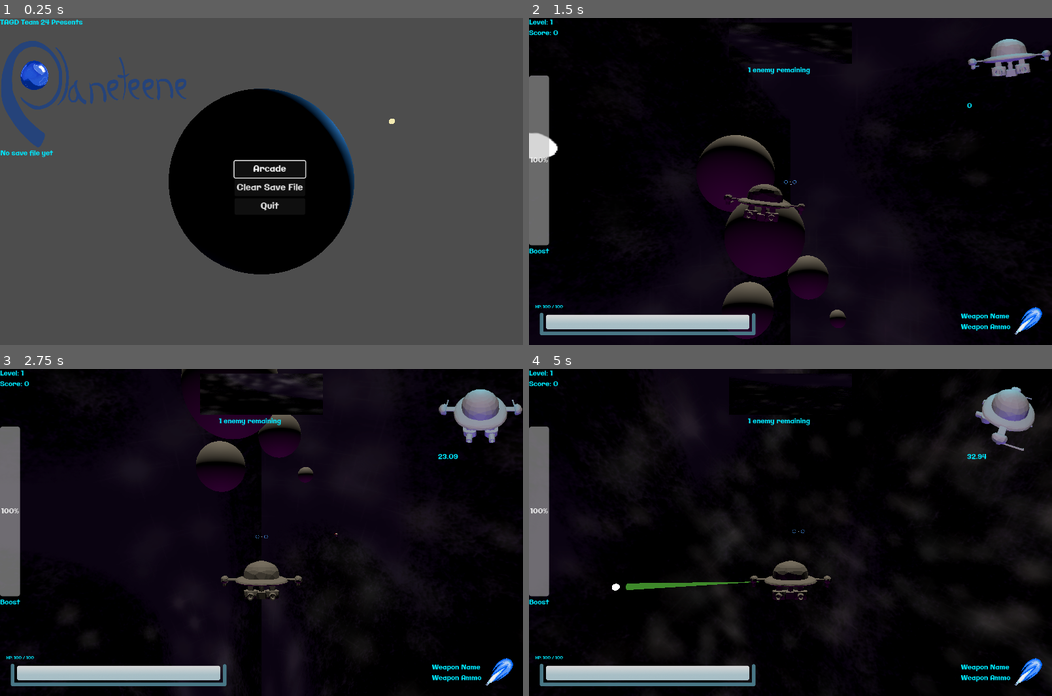
Above: before the commit, frames 1-4 (two rows, left to right).
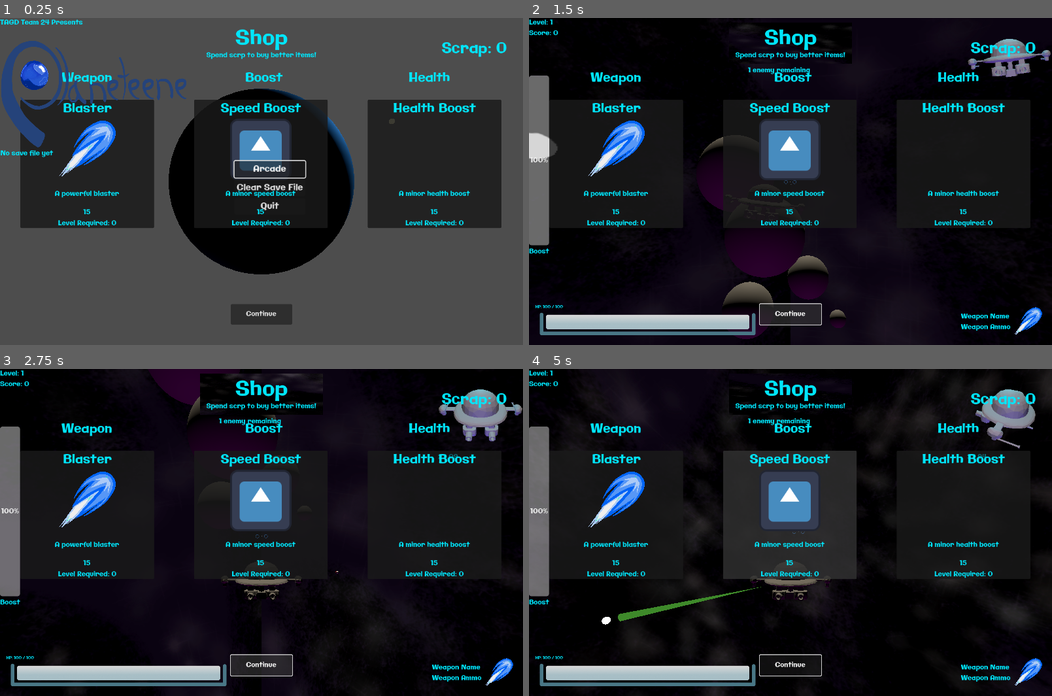
Above: after the commit, the same moments.

Repository: WilliamAalund/TAGD-Game-Jam-Fall-2024
Game: Godot game, scene res://Code/PrimaryScenes/Main/Main.tscn
The game is run twice, just before and just after one commit, with the same random seed, the same clock (stepped at 60 frames per second) and the same inputs.
Inputs (mouse positions are in pixels of both pictures, inside the frame that each line leads up to):
- Up to frame 1 (0.25 s): no input
- Up to frame 2 (1.5 s): click "Arcade" at 0.5 s; click (790, 315) at 1.25 s, where only the run after the commit has a clickable "Continue"
- Up to frame 3 (2.75 s): click (261, 666) at 2 s, where only the run after the commit has a clickable "Continue"
- Up to frame 4 (5 s): tap Enter at 2.75 s; move the mouse to (905, 516) at 2.77 s; hold D (debug_right) 2.78-3.53 s; hold Shift (boost) 2.78-3.53 s; move the mouse to (685, 548) at 3.52 s; hold S (debug_down) 3.53-4.28 s; tap F (break) at 3.6 s; move the mouse to (842, 460) at 4.27 s; hold D (debug_right) from 4.28 s (still down); hold Z (expand_hud) from 4.28 s (still down)

The runs differ from the first frame. In frame 1, 24% of the frame differs, in the area x 3-97%, y 3-94%; in frame 2, 7.1%; in frame 3, 9.9%; in frame 4, 17%.

Commit message:
Beginning of shop integration

Diff:
--- a/Game/Code/PrimaryScenes/Game/Game.tscn
+++ b/Game/Code/PrimaryScenes/Game/Game.tscn
@@ -140,4 +140,3 @@
 layout_mode = 2
 
 [node name="ShopTest" parent="." instance=ExtResource("7_tev1m")]
-visible = false
--- a/Game/Code/Scripts/Classes/ShipSteeringInput.gd
+++ b/Game/Code/Scripts/Classes/ShipSteeringInput.gd
@@ -20,7 +20,7 @@
 
 
 func update_user_input() -> void:
-	curr_upper_threshold = get_viewport().size.y / 2
+	#curr_upper_threshold = get_viewport().size.y / 2
 	print("updating user input")
 	if using_controller:
 		var input_horizontal = Input.get_action_strength("yaw_right") - Input.get_action_strength("yaw_left")
--- a/Game/Code/Scripts/TestScripts/ShopTest.gd
+++ b/Game/Code/Scripts/TestScripts/ShopTest.gd
@@ -83,3 +83,11 @@
 	pass
 	print("go to game")
 	player_continue.emit()
+
+
+func _on_item_button_2_pressed() -> void:
+	pass # Replace with function body.
+
+
+func _on_item_button_3_pressed() -> void:
+	pass # Replace with function body.
